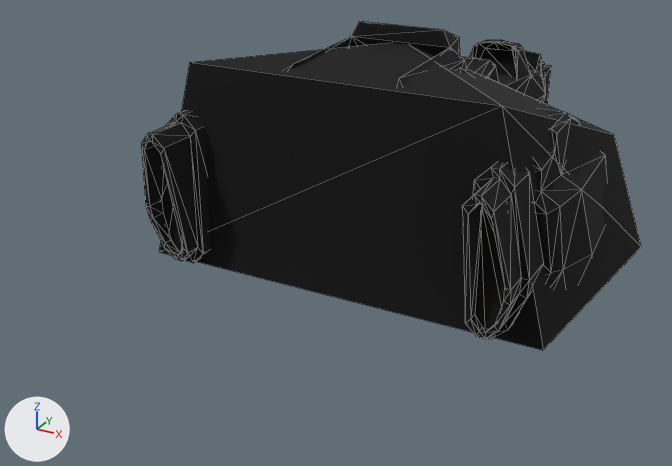
Renders of the glTF model packs/tribes2/config/AssetPacks/tribes2/t2_vehicle_air_bomber.glb from each side of a commit.
Both versions are drawn from a 50 mm camera at (8.48, -20.85, 7.39) aimed at (-1.37, -2.95, -1.56). The axes (+X, +Y, +Z) are drawn at lower left. The lights are the same throughout. The picture after the commit comes second. Mesh edges are drawn as thin lines. Objects named as collision shapes, trigger or cutter boxes, shadow casters or lower levels of detail are left out. Where no turn or scale is listed for an object, it has been applied to the vertices.

The older version as bpy lines, for what is in view:
```python
me_burnerr = bpy.data.meshes.new('BurnerR')
me_burnerr.from_pydata(...)  # 7 vertices, 5 faces; spans x 3.27..4.07, y -6.08, z 1.57..4.52
me_burnerr.materials.append(mat_vehicle_air_bomber1_001)  # picture img_vehicle_air_bomber1
ob_burnerr128 = bpy.data.objects.new('BurnerR128', me_burnerr)
ob_burnerr128.location = (0.0, 0.0, -2.95)
ob_flare_l_128 = bpy.data.objects.new('Flare_L_128', None)
ob_flare_l_128.parent = ob_start
ob_flare_l_128.location = (0.0, 0.0, 0.0)
ob_flarelbb128 = bpy.data.objects.new('FlareLBB128', None)
ob_flarelbb128.parent = ob_start
ob_flarelbb128.location = (-5.948, 0.375, -0.346)
ob_flarelbb128.rotation_euler = (1.169, 0.0, 0.0)  # degrees (67, 0, 0)
ob_flarelmb128 = bpy.data.objects.new('FlareLMB128', None)
ob_flarelmb128.parent = ob_start
ob_flarelmb128.location = (-5.927, 0.0, -6.366)
ob_flarerbb128 = bpy.data.objects.new('FlareRBB128', None)
ob_flarerbb128.parent = ob_start
ob_flarerbb128.location = (1.136, 0.375, -0.346)
ob_flarerbb128.rotation_euler = (1.169, 0.0, 0.0)  # degrees (67, 0, 0)
ob_flarermb128 = bpy.data.objects.new('FlareRMB128', None)
ob_flarermb128.parent = ob_start
ob_flarermb128.location = (1.275, 0.0, -6.366)
ob_jettrail_l_bot_128 = bpy.data.objects.new('JetTrail_L_Bot_128', None)
ob_jettrail_l_bot_128.parent = ob_start
ob_jettrail_l_bot_128.location = (0.0, 0.0, 0.0)
ob_jettrail_r2_128 = bpy.data.objects.new('JetTrail_R2_128', None)
ob_jettrail_r2_128.parent = ob_start
ob_jettrail_r2_128.location = (0.0184, 0.0, 0.0)
ob_jettrail_r2_128.rotation_euler = (3.142, 0.0, 0.0)  # degrees (180, 0, 0)
ob_jettrail_r_128 = bpy.data.objects.new('JetTrail_R_128', None)
ob_jettrail_r_128.parent = ob_start
ob_jettrail_r_128.location = (0.00446, 0.0, 0.0)
ob_jettrail_r_128.rotation_euler = (3.142, 0.0, 0.0)  # degrees (180, 0, 0)
# also in view: 'BurnerL128' at (-3.67, -6.08, 0.09); 'EngineR128' at (3.83, -1.63, 0.11); 'LOS_3_0' at (0.0, -1.9, 0.68); 'ThrusterMainR128' at (3.67, -5.81, 0.13); 'Fuselage128' at (0.0, 1.16, 0.34)
```
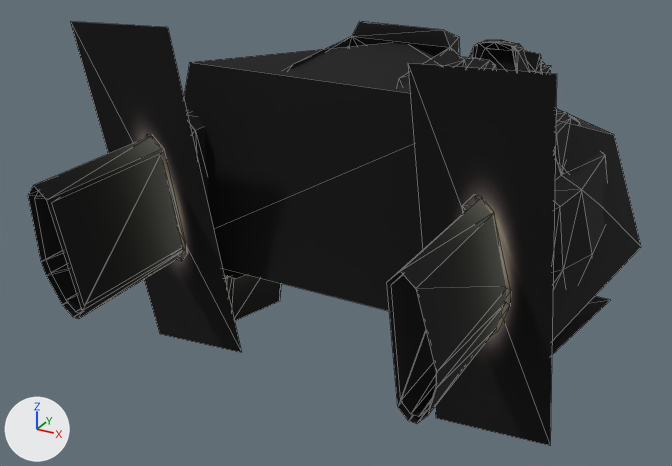
Diff of the bpy script that builds the scene:
```diff
--- a/packs/tribes2/config/AssetPacks/tribes2/t2_vehicle_air_bomber.glb.py
+++ b/packs/tribes2/config/AssetPacks/tribes2/t2_vehicle_air_bomber.glb.py
@@ me_jettrail_l @@
+me_jettrail_l.from_pydata(...)  # 18 vertices, 25 faces; spans x -3.98..-3.33, y -4.44..-1.69, z -9.88..-6.25
+me_jettrail_l.materials.append(mat_jets00_001)  # picture img_jets00
@@ me_jettrail_l2 @@
+me_jettrail_l2.from_pydata(...)  # 18 vertices, 25 faces; spans x -4.01..-3.3, y -4.55..-1.61, z -10.01..-6.13
+me_jettrail_l2.materials.append(mat_jets00_001)  # picture img_jets00
@@ me_flarerbb @@
+me_flarerbb.from_pydata(...)  # 4 vertices, 2 faces; spans x 1.1..3.65, y -5.47..-0.52, z -0.72..0.36
+me_flarerbb.materials.append(mat_jetflareside00)  # picture img_jetflareside00
@@ me_flarermb @@
+me_flarermb.from_pydata(...)  # 4 vertices, 2 faces; spans x 1.1..3.65, y -6.96..0.92, z -1.04..0.67
+me_flarermb.materials.append(mat_jetflare2)  # picture img_jetflare2
@@ me_jettrail_r @@
+me_jettrail_r.from_pydata(...)  # 18 vertices, 25 faces; spans x 3.33..3.98, y 1.69..4.44, z 6.25..9.88
+me_jettrail_r.materials.append(mat_jets00_001)  # picture img_jets00
@@ me_jettrail_r2 @@
+me_jettrail_r2.from_pydata(...)  # 18 vertices, 25 faces; spans x 3.3..4.01, y 1.61..4.55, z 6.13..10.01
+me_jettrail_r2.materials.append(mat_jets00_001)  # picture img_jets00
@@ me_flarelbb @@
+me_flarelbb = me_flarerbb.copy(); me_flarelbb.name = 'FlareLBB'
@@ me_flarelmb @@
+me_flarelmb = me_flarermb.copy(); me_flarelmb.name = 'FlareLMB'
@@ me_flare_l @@
+me_flare_l.from_pydata(...)  # 16 vertices, 16 faces; spans x -3.81..-3.28, y -0.91..0.09, z -5.05..-1.57
+me_flare_l.materials.append(mat_jets00)  # picture img_jets00
@@ me_jettrail_l_bot @@
+me_jettrail_l_bot.from_pydata(...)  # 16 vertices, 16 faces; spans x -3.74..-3.35, y -0.91..1.23, z -4.78..-1.95
+me_jettrail_l_bot.materials.append(mat_jets00)  # picture img_jets00
@@ ob_jettrail_l_bot_128 @@
-ob_jettrail_l_bot_128 = bpy.data.objects.new('JetTrail_L_Bot_128', None)
+ob_jettrail_l_bot_128 = bpy.data.objects.new('JetTrail_L_Bot_128', me_jettrail_l_bot)
 ob_jettrail_l_bot_128.parent = ob_start
@@ ob_flare_l_128 @@
-ob_flare_l_128 = bpy.data.objects.new('Flare_L_128', None)
+ob_flare_l_128 = bpy.data.objects.new('Flare_L_128', me_flare_l)
 ob_flare_l_128.parent = ob_start
@@ ob_flarelmb128 @@
-ob_flarelmb128 = bpy.data.objects.new('FlareLMB128', None)
+ob_flarelmb128 = bpy.data.objects.new('FlareLMB128', me_flarelmb)
 ob_flarelmb128.parent = ob_start
@@ ob_flarelbb128 @@
-ob_flarelbb128 = bpy.data.objects.new('FlareLBB128', None)
+ob_flarelbb128 = bpy.data.objects.new('FlareLBB128', me_flarelbb)
 ob_flarelbb128.parent = ob_start
@@ ob_jettrail_r2_128 @@
-ob_jettrail_r2_128 = bpy.data.objects.new('JetTrail_R2_128', None)
+ob_jettrail_r2_128 = bpy.data.objects.new('JetTrail_R2_128', me_jettrail_r2)
 ob_jettrail_r2_128.parent = ob_start
@@ ob_jettrail_r_128 @@
-ob_jettrail_r_128 = bpy.data.objects.new('JetTrail_R_128', None)
+ob_jettrail_r_128 = bpy.data.objects.new('JetTrail_R_128', me_jettrail_r)
 ob_jettrail_r_128.parent = ob_start
@@ ob_flarermb128 @@
-ob_flarermb128 = bpy.data.objects.new('FlareRMB128', None)
+ob_flarermb128 = bpy.data.objects.new('FlareRMB128', me_flarermb)
 ob_flarermb128.parent = ob_start
@@ ob_flarerbb128 @@
-ob_flarerbb128 = bpy.data.objects.new('FlareRBB128', None)
+ob_flarerbb128 = bpy.data.objects.new('FlareRBB128', me_flarerbb)
 ob_flarerbb128.parent = ob_start
@@ ob_jettrail_l2_128 @@
-ob_jettrail_l2_128 = bpy.data.objects.new('JetTrail_L2_128', None)
+ob_jettrail_l2_128 = bpy.data.objects.new('JetTrail_L2_128', me_jettrail_l2)
 ob_jettrail_l2_128.parent = ob_start
@@ ob_jettrail_l_128 @@
-ob_jettrail_l_128 = bpy.data.objects.new('JetTrail_L_128', None)
+ob_jettrail_l_128 = bpy.data.objects.new('JetTrail_L_128', me_jettrail_l)
 ob_jettrail_l_128.parent = ob_start
```

Where the change shows, as pixel boxes (x1, y1, x2, y2) in the pictures (672 x 466 px):
'FlareRMB128', now drawn: after (408, 64, 557, 445)
'FlareLMB128', now drawn: after (70, 21, 242, 353)
'JetTrail_L2_128', now drawn: after (28, 138, 183, 319)
'JetTrail_R2_128', now drawn: after (387, 200, 506, 424)
'JetTrail_R_128', now drawn: after (391, 274, 436, 417)
'JetTrail_L_128', now drawn: after (34, 191, 82, 313)
'JetTrail_L_Bot_128', now drawn: after (225, 275, 281, 321)
'FlareRBB128', now drawn: after (552, 296, 610, 354)
'FlareLBB128', now drawn (mostly hidden): after (223, 269, 246, 279)
'ThrusterMainR128', unchanged, covered by the edit: before (462, 162, 543, 339)
'ThrusterMainL128', unchanged, covered by the edit: before (141, 110, 211, 263); after (187, 110, 208, 202)
'BurnerR128', unchanged, covered by the edit: before (475, 206, 505, 329)
